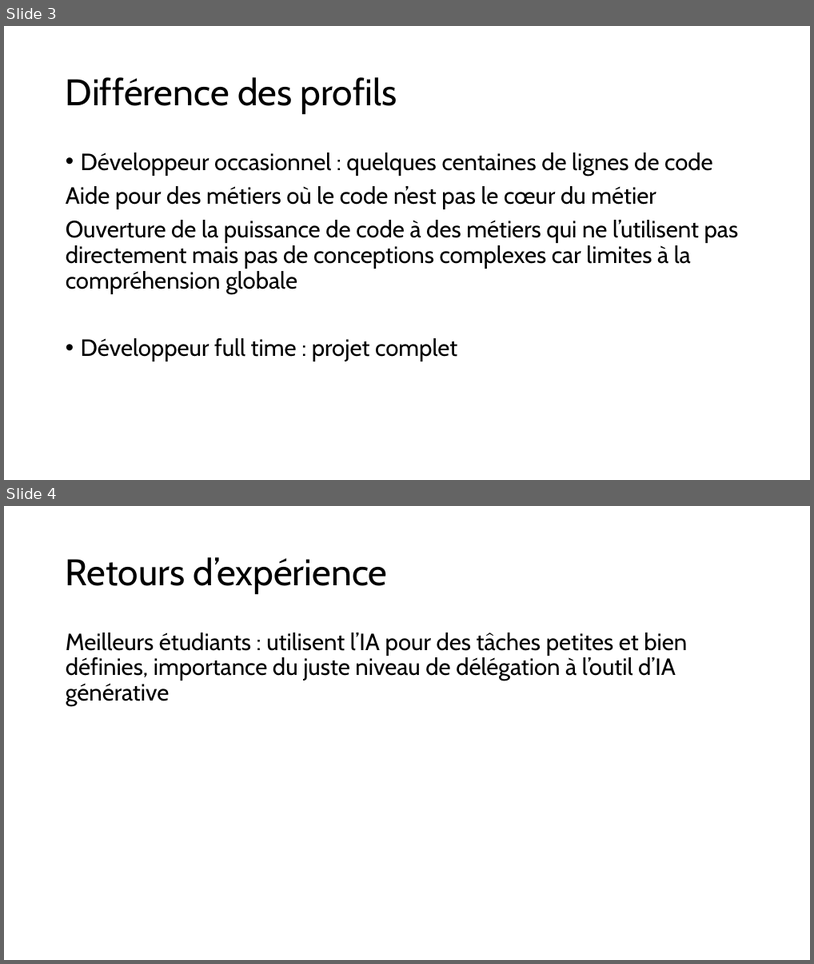
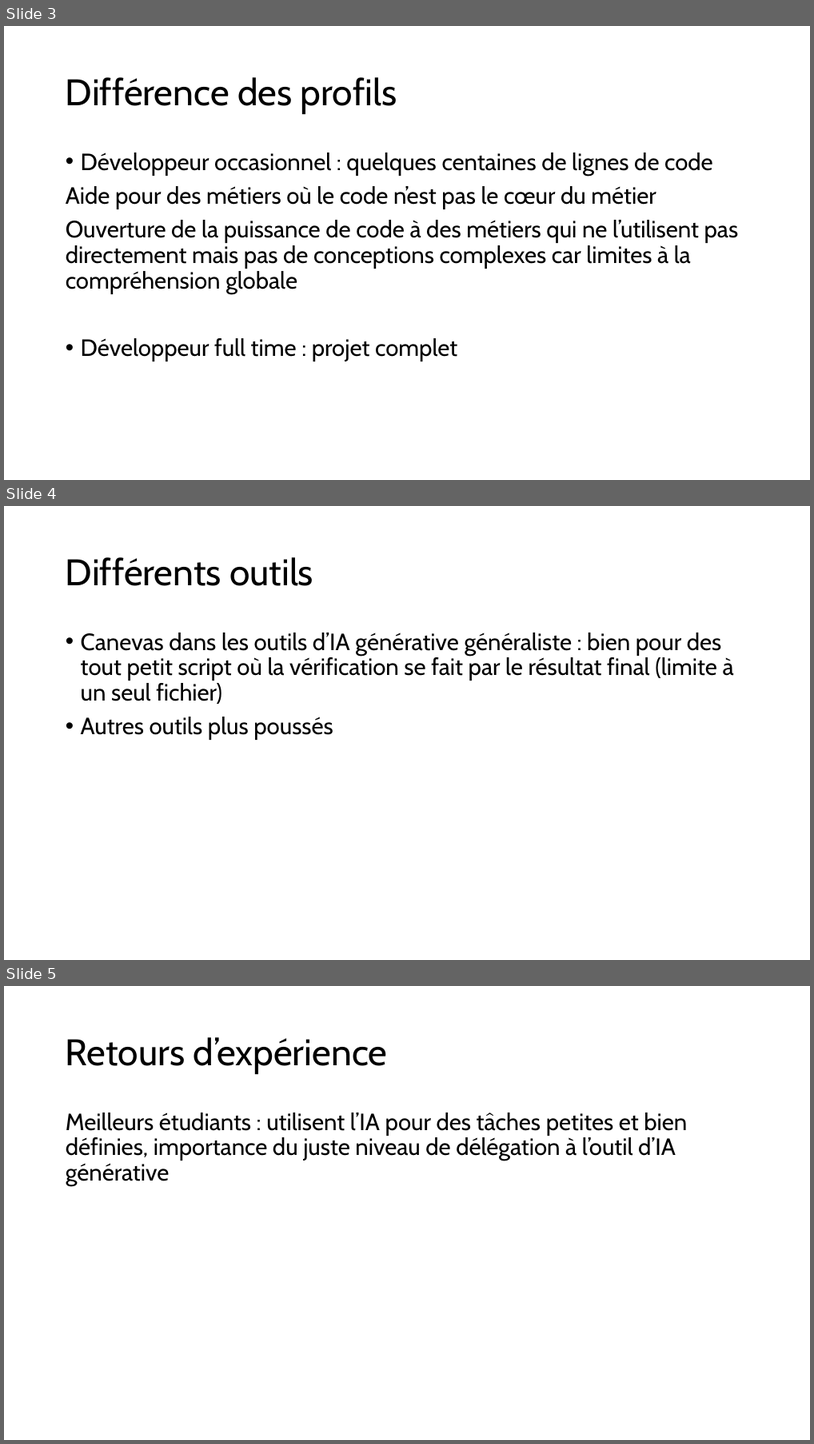
Before and after one commit to Pierre-Loic/prez-Pyconfr-2025, a slide deck: Prez Pyconfr.pptx. Shown one above the other, each under a label of ours: slides 3 and 4 before the commit, slides 3, 4 and 5 after it. The pictures are 814x964 and 814x1444 pixels, drawn with LibreOffice and Linux fonts; fonts in the diff are those of the drawing. Boxes give left, top, right and bottom in pixels: in the first picture for what was removed or moved away, otherwise in the second. Text is boxed around its words. In the diff, an @@ line names an element or a change of style, - is before the commit and + after.

```diff
--- a/Prez Pyconfr.pptx
+++ b/Prez Pyconfr.pptx
@@ slide 4 added at (x1=4, y1=506, x2=810, y2=960), background #FFFFFF @@
@@ title added at (x1=66, y1=557, x2=314, y2=586), 44 pt, text #000000 @@
+Différents outils
@@ text added at (x1=81, y1=632, x2=734, y2=740), 28 pt, text #000000 @@
+• Canevas dans les outils d’IA générative généraliste : bien pour des tout petit script où la vérification se fait par le résultat final (limite à un seul fichier)
+• Autres outils plus poussés
@@ what was slide 4 is now slide 5 @@
```
Also in this commit, not shown: 1 other file.
